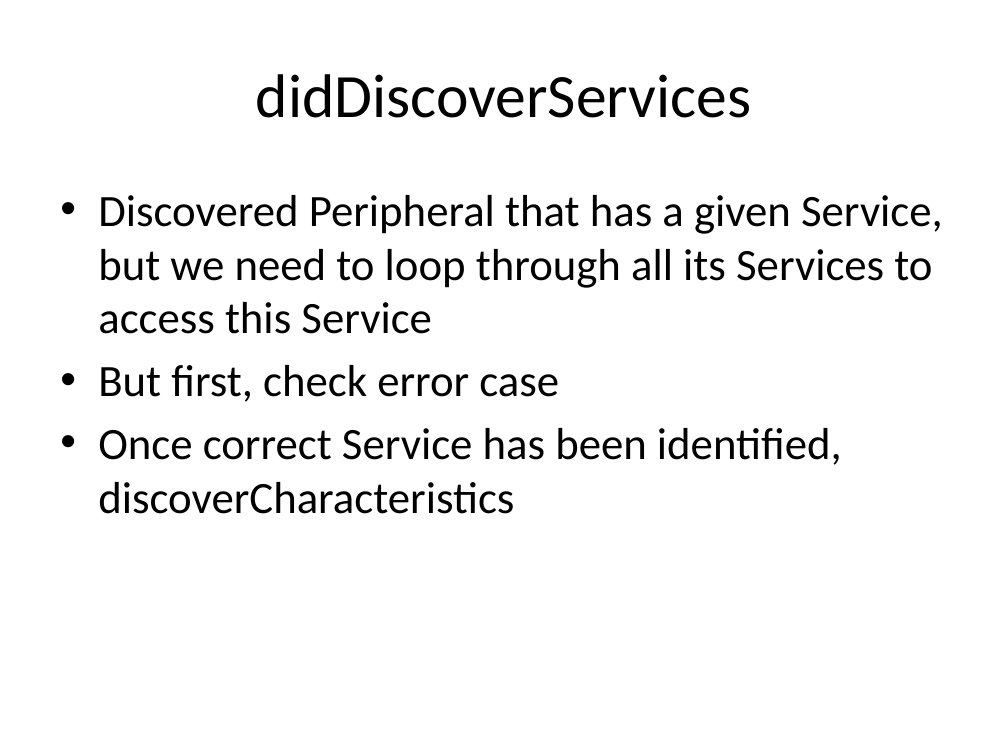
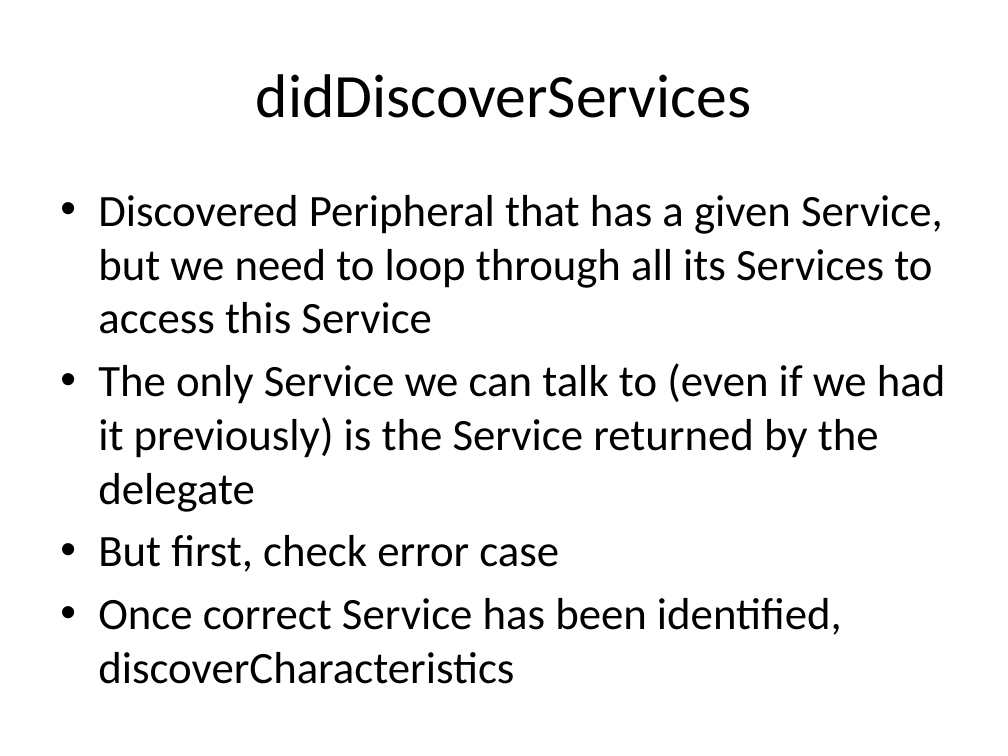
Before and after one commit to a34729t/SimpleCentral, a slide deck: slide 23 of Lecture.pptx. Drawn at 1008x756 pixels with LibreOffice and Linux fonts; fonts in the diff are those of the drawing. Boxes give left, top, right and bottom in pixels: in the first picture for what was removed or moved away, otherwise in the second. Text is boxed around its words. In the diff, an @@ line names an element or a change of style, - is before the commit and + after.

```diff
--- a/Lecture.pptx
+++ b/Lecture.pptx
@@ text at [98,363,946,512]: paragraph added @@
+• The only Service we can talk to (even if we had it previously) is the Service returned by the delegate
```
Also in this commit, not shown: 6 other slides changed.
